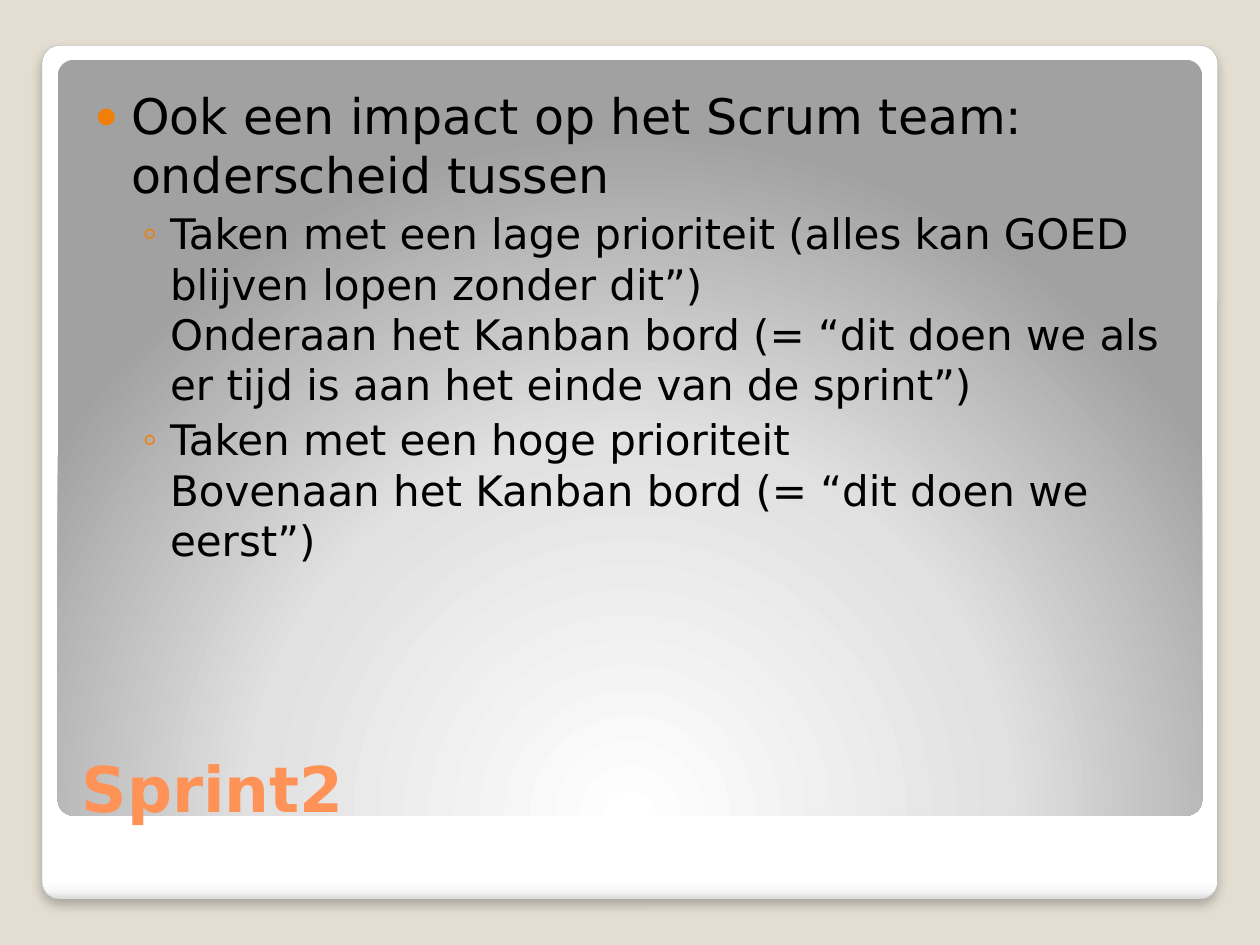
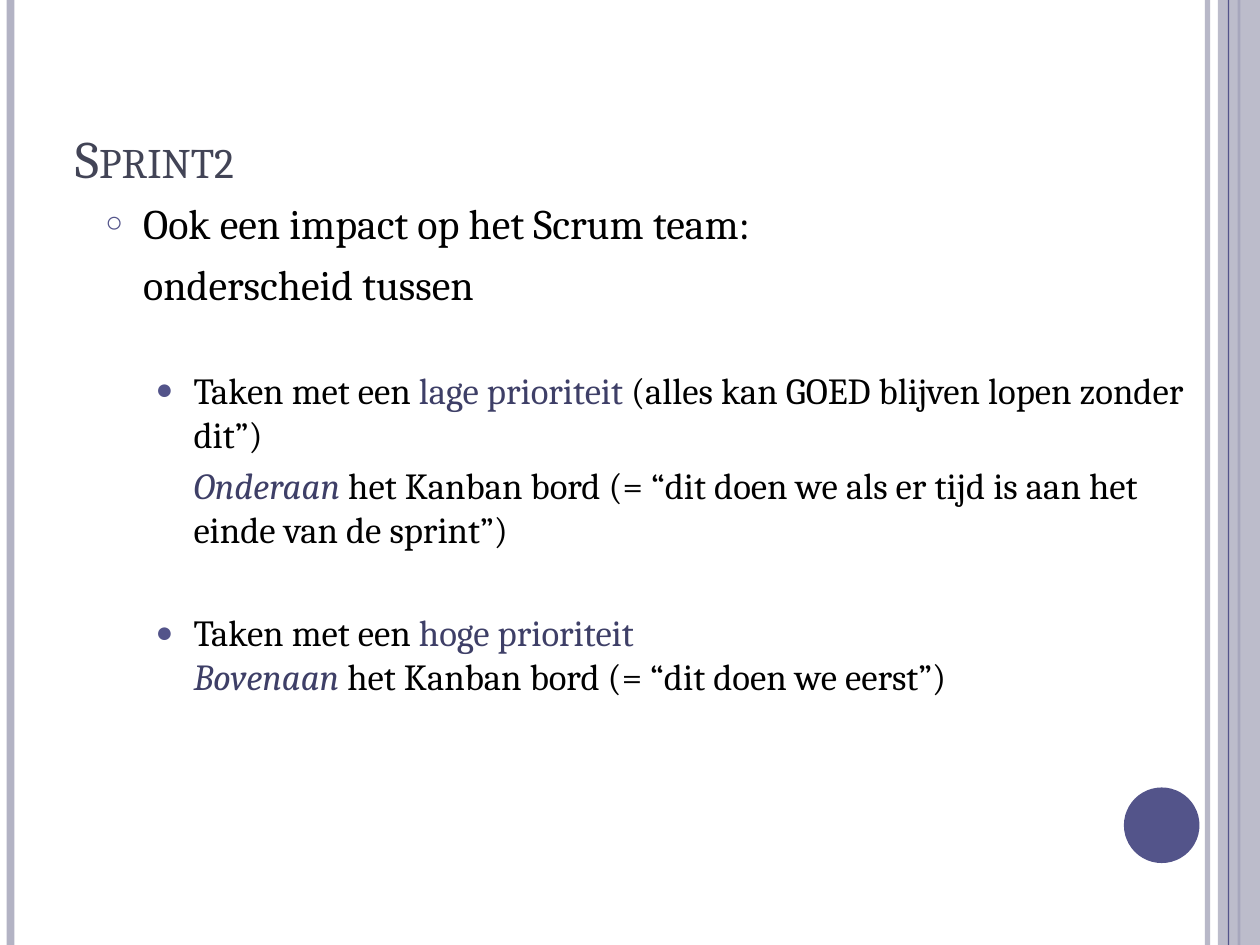
Before and after one commit to michelgrootjans/dkvlessonslearned, a slide deck: slide 33 of slides/Management Session/Lessons Learned.pptx (slide 22 before the commit). Drawn at 1260x945 pixels with LibreOffice and Linux fonts; fonts in the diff are those of the drawing. Boxes give left, top, right and bottom in pixels: in the first picture for what was removed or moved away, otherwise in the second. Text is boxed around its words. In the diff, an @@ line names an element or a change of style, - is before the commit and + after.

```diff
--- a/slides/Management Session/Lessons Learned.pptx
+++ b/slides/Management Session/Lessons Learned.pptx
@@ background #E3DED1 to #FFFFFF @@
@@ line added from (10, 0) to (10, 945), #B3B4C4 4.5 pt @@
@@ line added from (1207, 0) to (1207, 945), #B3B4C4 3 pt @@
@@ rectangle added at bbox=[1218, 0, 1260, 945], fill #B3B4C4 at 87% opacity @@
@@ line added from (1228, 0) to (1228, 945), #53548A 0.75 pt @@
@@ line added from (1239, 0) to (1239, 945), #53548A 1.5 pt @@
@@ rounded rectangle removed at bbox=[42, 45, 1217, 900] @@
@@ rounded rectangle removed at bbox=[58, 59, 1202, 815] @@
@@ title "Sprint2": place and size @@
-title "Sprint2" at bbox=[82, 761, 344, 825]
+title "Sprint2" at bbox=[63, 38, 1092, 195]
@@ title "Sprint2" at bbox=[63, 38, 1092, 195]: size 36 to 30 pt, font DejaVu Sans to Cambria, text colour #FF9258 to #424456, bold off, small capitals on @@
@@ text "Ook een impact op het ...": place and size @@
-text "Ook een impact op het ..." at bbox=[131, 96, 1159, 562]
+text "Ook een impact op het ..." at bbox=[143, 210, 1184, 695]
@@ text at bbox=[143, 210, 1184, 551]: text changed; size 24 to 21 pt; font DejaVu Sans to Cambria @@
-● Ook een impact op het Scrum team:
-  onderscheid tussen
-  ◦ Taken met een lage prioriteit (alles kan GOED blijven lopen zonder dit”)
-    Onderaan het Kanban bord (= “dit doen we als er tijd is aan het einde van de sprint”)
+○ Ook een impact op het Scrum team:
+onderscheid tussen
+  ● Taken met een lage prioriteit (alles kan GOED blijven lopen zonder dit”)
+  Onderaan het Kanban bord (= “dit doen we als er tijd is aan het einde van de sprint”)
@@ text at bbox=[194, 620, 946, 695]: size 24 to 21 pt, font DejaVu Sans to Cambria in "Taken met een hoge prioriteit Bovenaan het ..."; text colour #000000 to #3E3F68 in "hoge prioriteit Bovenaan"; italic on in "Bovenaan"; bullet ◦ to ●; more space between paragraphs; bullet colour #F07F09 to #53548A @@
@@ ellipse added at bbox=[1124, 788, 1200, 863], fill #53548A @@
```
Also in this commit, not shown: 32 other slides changed, 18 slides added, 4 slides removed.
